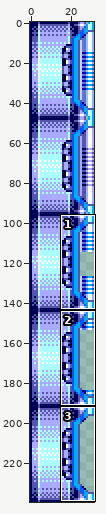
File history of a sprite sheet, src/assets/tilesets/doors-atlas.png. The first picture is a wide view before the edit; the outline marks the close-up.
Close-up. First the earlier version:
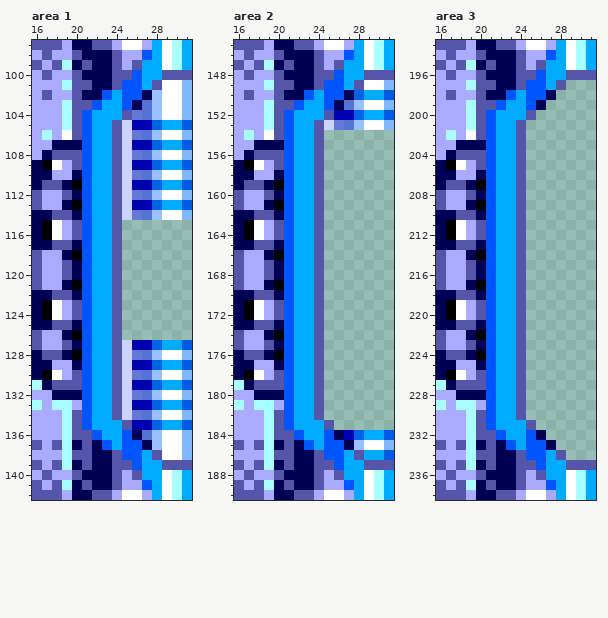
The file is 32x240 pixels. Colours within 5 levels of each other are drawn and written as one. Shown: area 1: x 16..31, y 97..142; area 2: x 16..31, y 145..190; area 3: x 16..31, y 193..238.
After:
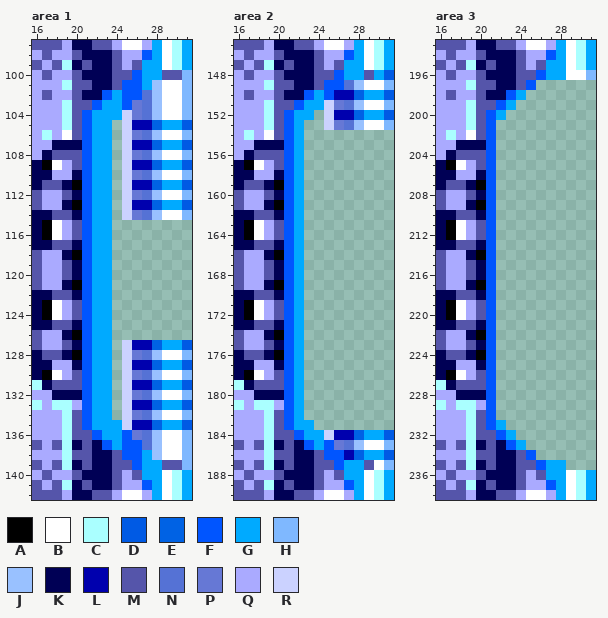
Palette (. is transparent): A #000000  B #ffffff  C #aaffff  D #005ae4  E #0062e4  F #0055ff  G #00aaff  H #7fb8ff  J #99c1ff  K #000055  L #0000ae  M #5555aa  N #5572d5  P #6678d5  Q #aaaaff  R #cbd2ff
The commit says: 🎨 Slight gfx tweak to doors
Difference:
Changed rows in their new state; - is an unchanged pixel.
Area 1:
first column x 24:
100 -------H
101 ----J---
102 ---N----
103 --P-----
104 -R------
105 .-------
106 .-------
107 .-------
108 .-------
109 .-------
110 .-------
111 .-------
112 .-------
113 .-------
114 .-------
115 .-------
116 .-------
117 .-------
118 .-------
119 .-------
120 .-------
121 .-------
122 .-------
123 .-------
124 .-------
125 .-------
126 .-------
127 .-------
128 .-------
129 .-------
130 .-------
131 .-------
132 .-------
133 .-------
134 .-------
135 -R------
136 --P-----
137 ---N----
138 ----J---
139 -------H
Area 2:
first column x 23:
148 -------GD
149 ----NJ---
150 ---LL----
151 --RP-----
152 -.R------
153 ..-------
154 ..-------
155 ..-------
156 ..-------
157 ..-------
158 ..-------
159 ..-------
160 ..-------
161 ..-------
162 ..-------
163 ..-------
164 ..-------
165 ..-------
166 ..-------
167 ..-------
168 ..-------
169 ..-------
170 ..-------
171 ..-------
172 ..-------
173 ..-------
174 ..-------
175 ..-------
176 ..-------
177 ..-------
178 ..-------
179 ..-------
180 ..-------
181 ..-------
182 ..-------
183 -..------
184 --RL-----
185 ---PN----
186 ----LE---
187 -------BH
Area 3:
first column x 22:
196 -------BBH
197 ----...---
198 ---...----
199 --...-----
200 -...------
201 ...-------
202 ...-------
203 ...-------
204 ...-------
205 ...-------
206 ...-------
207 ...-------
208 ...-------
209 ...-------
210 ...-------
211 ...-------
212 ...-------
213 ...-------
214 ...-------
215 ...-------
216 ...-------
217 ...-------
218 ...-------
219 ...-------
220 ...-------
221 ...-------
222 ...-------
223 ...-------
224 ...-------
225 ...-------
226 ...-------
227 ...-------
228 ...-------
229 ...-------
230 ...-------
231 -...------
232 --...-----
233 ---...----
234 ----...---
235 -------...
Pixel boxes of the changes (left, top, right, bottom) in both close-ups:
changed: (112, 70, 192, 470)
changed: (304, 70, 394, 470)
changed: (496, 70, 596, 470)
